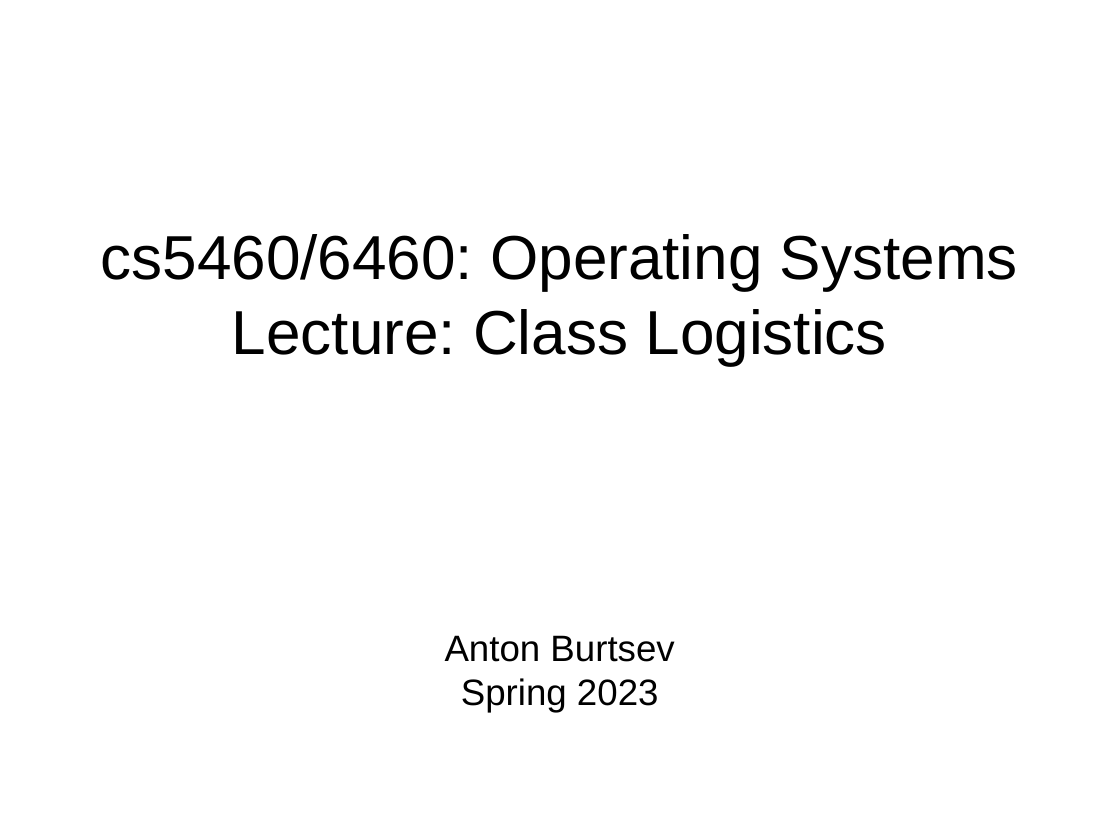
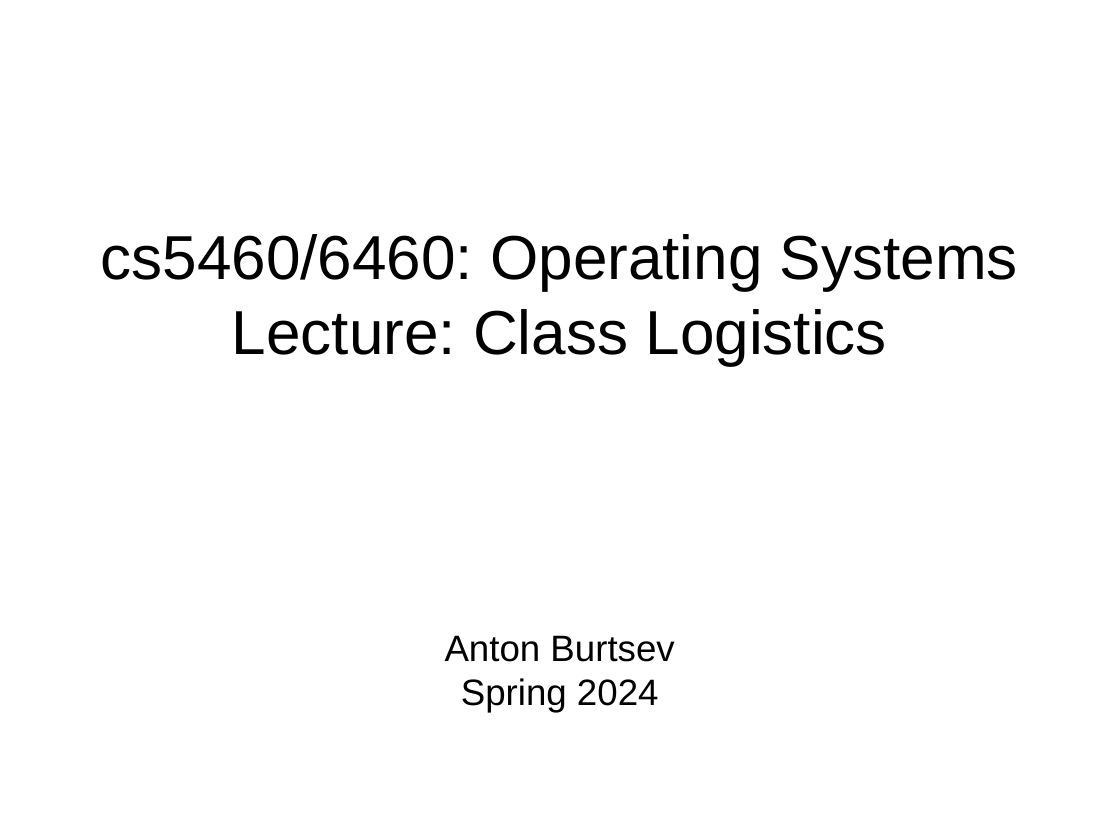
Before and after one commit to antonburtsev/cs5460, a slide deck: slide 1 of lectures/lecture00-logistics/lecture00-logistics.odp. Drawn at 1120x840 pixels with LibreOffice and Linux fonts; fonts in the diff are those of the drawing. Boxes give left, top, right and bottom in pixels: in the first picture for what was removed or moved away, otherwise in the second. Text is boxed around its words. In the diff, an @@ line names an element or a change of style, - is before the commit and + after.

Commit message:
Lecture 00 -- Logistic

```diff
--- a/lectures/lecture00-logistics/lecture00-logistics.odp
+++ b/lectures/lecture00-logistics/lecture00-logistics.odp
@@ subtitle at bbox=[461, 678, 659, 713]: text changed @@
-Spring 2023
+Spring 2024
```
Also in this commit, not shown: 3 other slides changed, 2 slides added, 1 slide removed, 5 other files.
